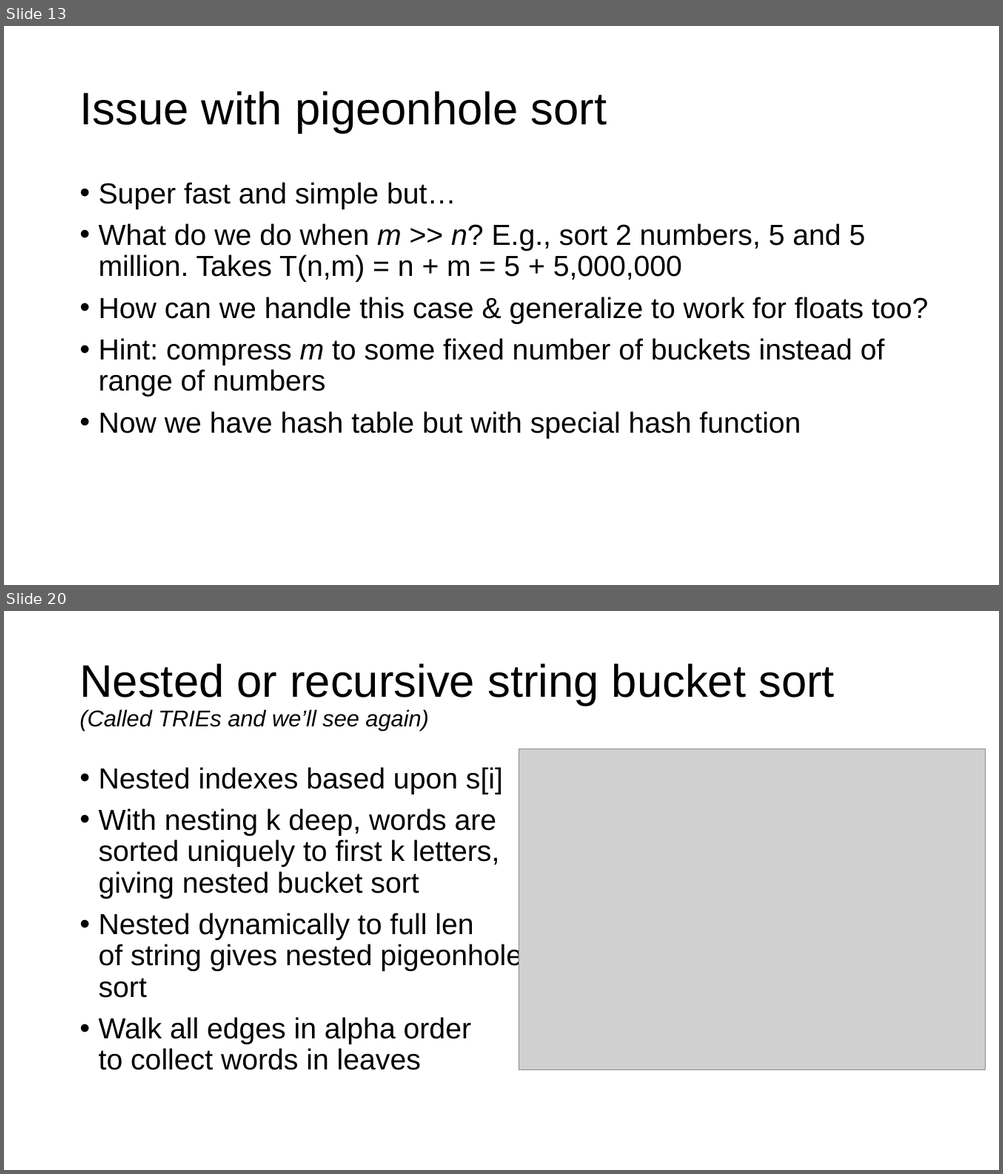
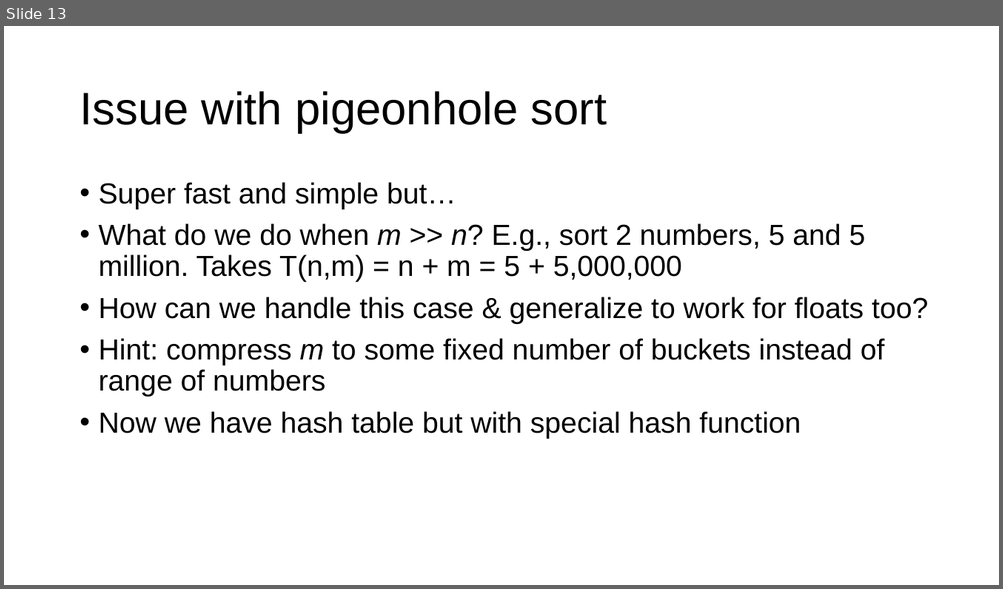
Before and after one commit to USFCA-MSDS/msds689, a slide deck: notes/sorting.pptx. Shown one above the other, each under a label of ours: slides 13 and 20 before the commit, slide 13 after it; the slides between them are not shown. The pictures are 1003x1174 and 1003x589 pixels, drawn with LibreOffice and Linux fonts; fonts in the diff are those of the drawing; grey boxes stand for pictures; background and template pictures are left out. Boxes give left, top, right and bottom in pixels: in the first picture for what was removed or moved away, otherwise in the second. Text is boxed around its words. In the diff, an @@ line names an element or a change of style, - is before the commit and + after.

```diff
--- a/notes/sorting.pptx
+++ b/notes/sorting.pptx
@@ slide 20 removed at bbox=[4, 611, 999, 1170], background #FFFFFF @@
@@ title removed at bbox=[79, 664, 834, 731] @@
-Nested or recursive string bucket sort
-(Called TRIEs and we’ll see again)
@@ picture removed at bbox=[519, 749, 986, 1070] @@
@@ text removed at bbox=[99, 767, 522, 1071] @@
-• Nested indexes based upon s[i]
-• With nesting k deep, words are
-  sorted uniquely to first k letters,
-  giving nested bucket sort
-• Nested dynamically to full len
-  of string gives nested pigeonhole
-  sort
-• Walk all edges in alpha order
-  to collect words in leaves
```
Also in this commit, not shown: 2 slides changed, 6 other slides removed, 3 other files.
